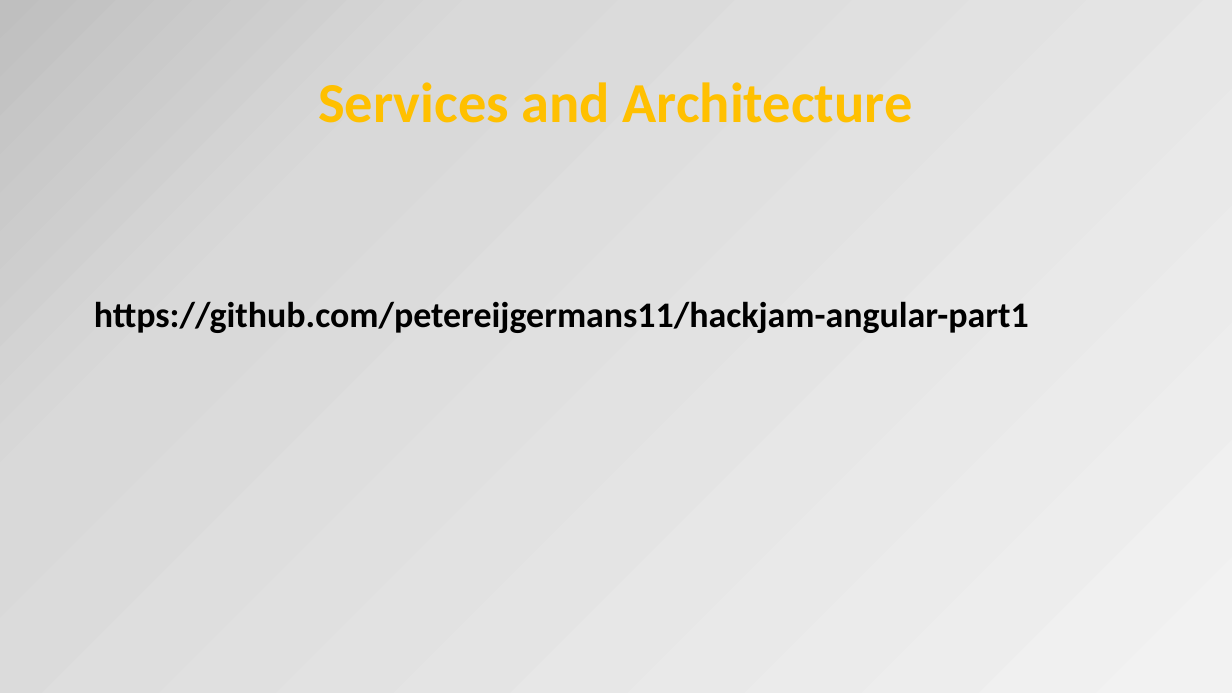
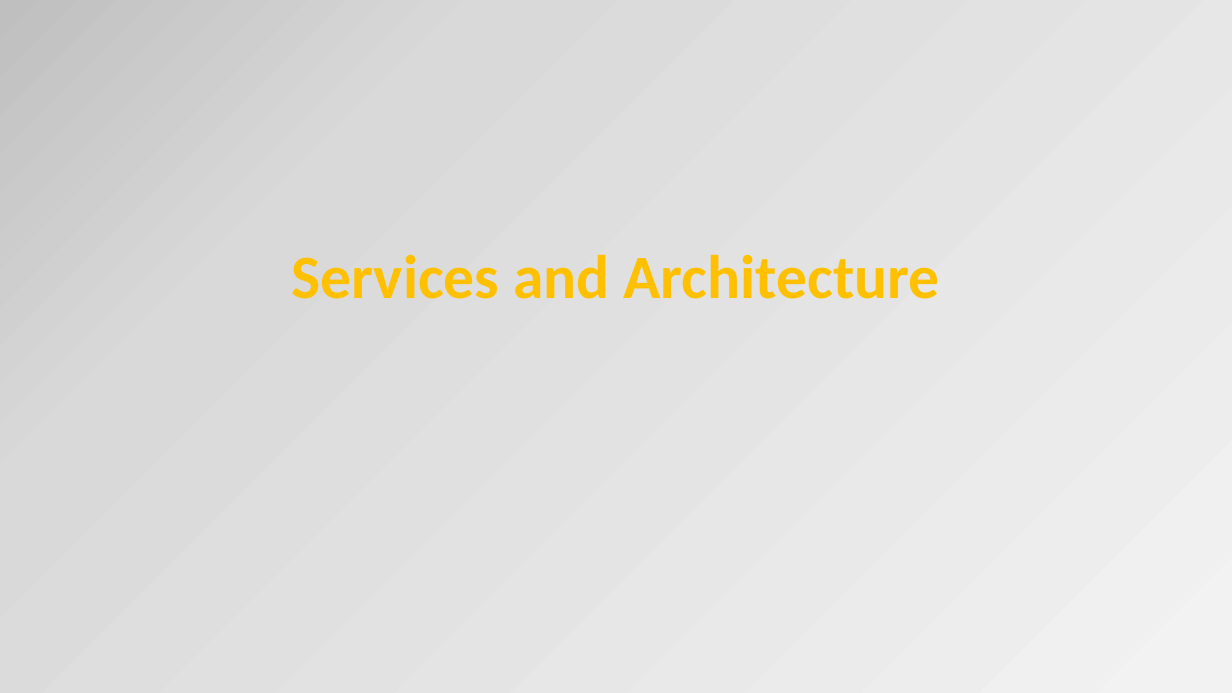
Before and after one commit to OrdinaNederland/hackjam-angular, a slide deck: slide 33 of Angular2.pptx. Drawn at 1232x693 pixels with LibreOffice and Linux fonts; fonts in the diff are those of the drawing. Boxes give left, top, right and bottom in pixels: in the first picture for what was removed or moved away, otherwise in the second. Text is boxed around its words. In the diff, an @@ line names an element or a change of style, - is before the commit and + after.

```diff
--- a/Angular2.pptx
+++ b/Angular2.pptx
@@ title removed at (x1=318, y1=82, x2=913, y2=123) @@
-Services and Architecture
@@ text at (x1=292, y1=254, x2=940, y2=299): text changed; size 28 to 48 pt; text colour #000000 to #FFC000 @@
-https://github.com/petereijgermans11/hackjam-angular-part1
+Services and Architecture
```
Also in this commit, not shown: 8 other slides changed, 4 slides added, 1 other file.
